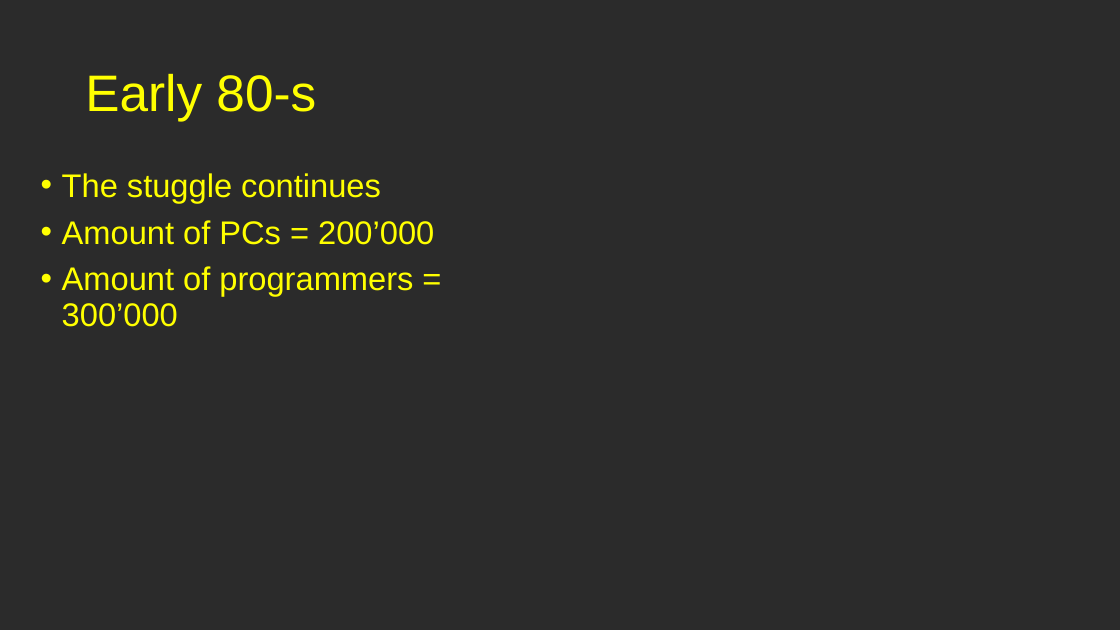
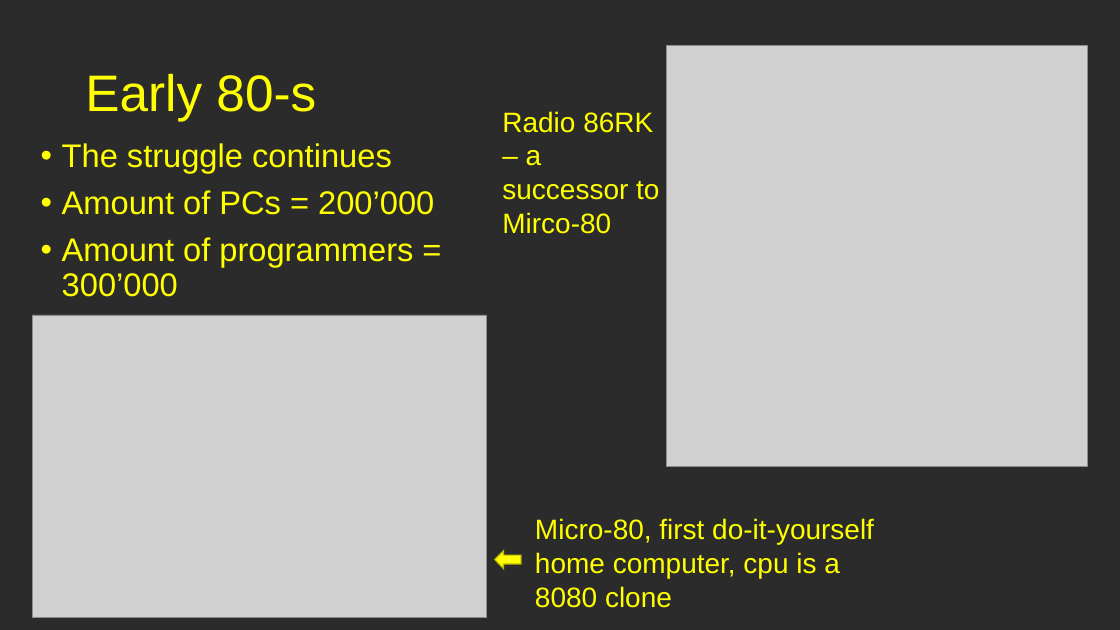
Before and after one commit to Mita57/uni_stuff, a slide deck: slide 11 of Russian Memes.pptx. Drawn at 1120x630 pixels with LibreOffice and Linux fonts; fonts in the diff are those of the drawing; grey boxes stand for pictures; background and template pictures are left out; a plain dark background stands for a picture behind light text. Boxes give left, top, right and bottom in pixels: in the first picture for what was removed or moved away, otherwise in the second. Text is boxed around its words. In the diff, an @@ line names an element or a change of style, - is before the commit and + after.

```diff
--- a/Russian Memes.pptx
+++ b/Russian Memes.pptx
@@ picture added at [667, 45, 1088, 466] @@
@@ text added at [502, 111, 659, 234], 24 pt, text #FFFF00 @@
+Radio 86RK – a successor to Mirco-80
@@ text "The struggle continues": place and size @@
-text "The struggle continues" at [62, 173, 434, 327]
+text "The struggle continues" at [62, 143, 434, 350]
@@ text at [62, 143, 392, 173]: text changed @@
-• The stuggle continues
+• The struggle continues
@@ picture added at [32, 315, 486, 618] @@
@@ text at [62, 314, 315, 350]: paragraph added @@
+• Western software
@@ text added at [535, 518, 874, 608], 24 pt, text #FFFF00 @@
+Micro-80, first do-it-yourself home computer, cpu is a 8080 clone
@@ left arrow added at [495, 551, 521, 569], fill #FFFF00, outline #BDBD00 1 pt @@
```
Also in this commit, not shown: 2 other slides changed, 3 slides added.
